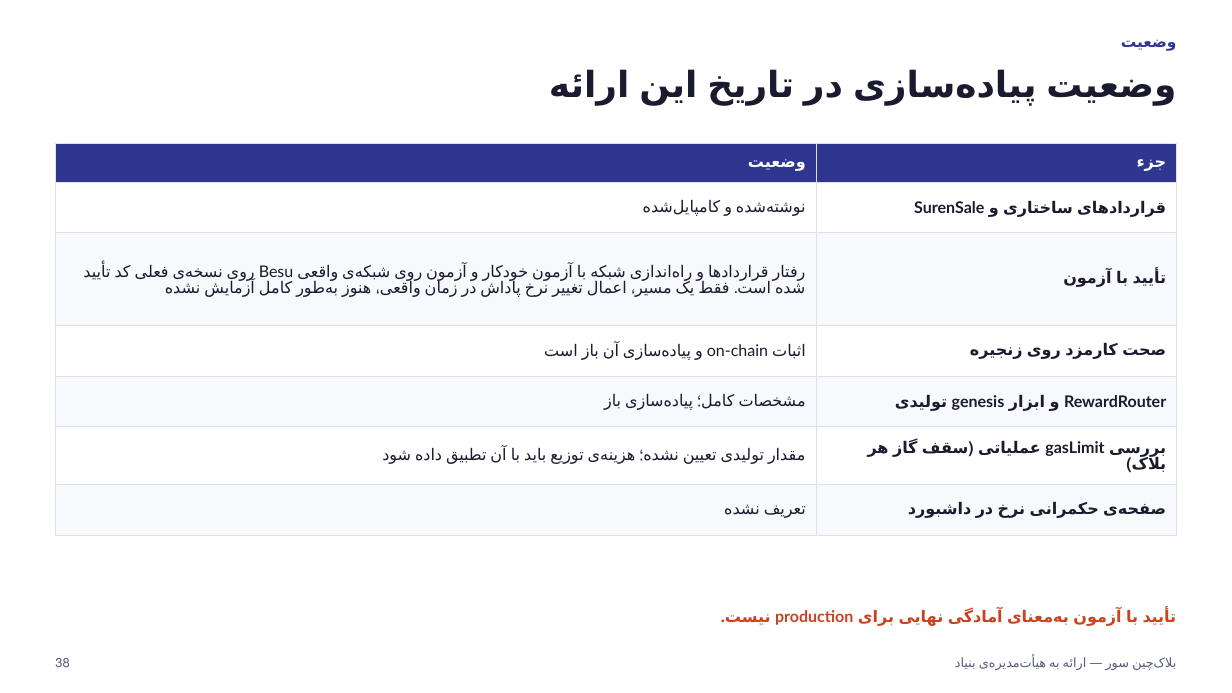
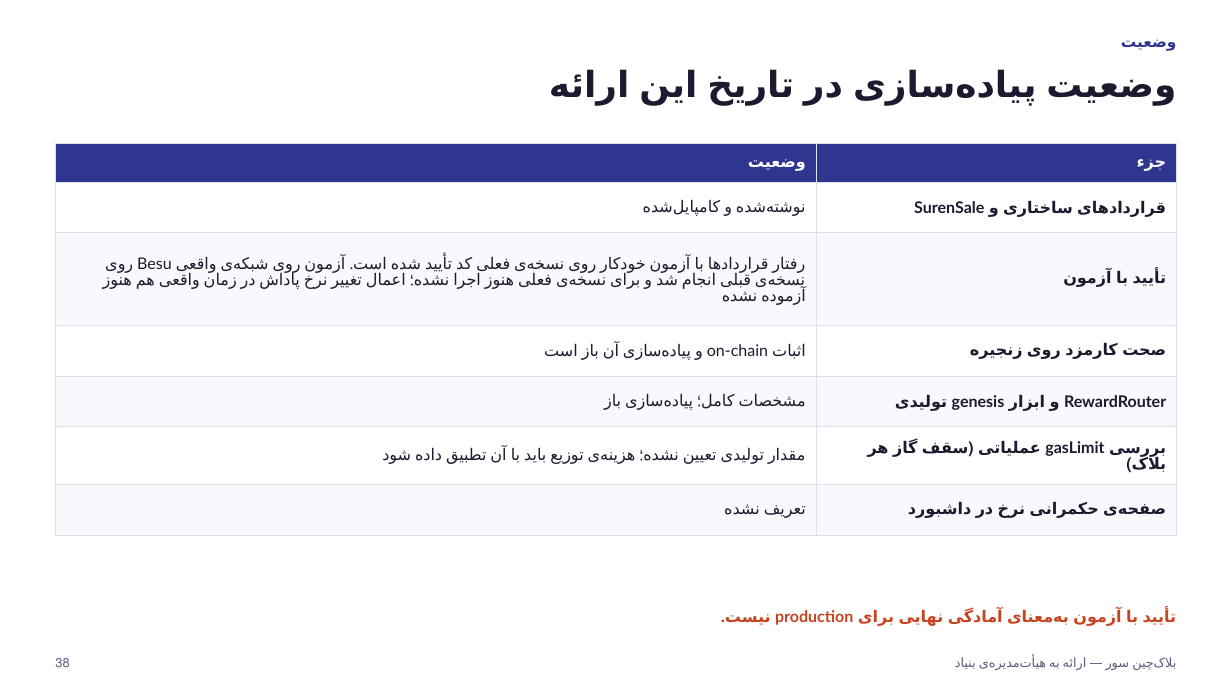
Before and after one commit to Sur-network/sur-new, a slide deck: slide 38 of presentations/Sur - Board Presentation.pptx. Drawn at 1232x693 pixels with LibreOffice and Linux fonts; fonts in the diff are those of the drawing. Boxes give left, top, right and bottom in pixels: in the first picture for what was removed or moved away, otherwise in the second. Text is boxed around its words. In the diff, an @@ line names an element or a change of style, - is before the commit and + after.

```diff
--- a/presentations/Sur - Board Presentation.pptx
+++ b/presentations/Sur - Board Presentation.pptx
@@ table at box(55, 143, 1177, 522) @@
-row 3, column 1: رفتار قراردادها و راه‌اندازی شبکه با آزمون خودکار و آزمون روی شبکه‌ی واقعی Besu روی نسخه‌ی فعلی کد تأیید شده است. فقط یک مسیر، اعمال تغییر نرخ پاداش در زمان واقعی، هنوز به‌طور کامل آزمایش نشده
+row 3, column 1: رفتار قراردادها با آزمون خودکار روی نسخه‌ی فعلی کد تأیید شده است. آزمون روی شبکه‌ی واقعی Besu روی نسخه‌ی قبلی انجام شد و برای نسخه‌ی فعلی هنوز اجرا نشده؛ اعمال تغییر نرخ پاداش در زمان واقعی هم هنوز آزموده نشده
```
Also in this commit, not shown: 1 other slide changed, 39 other files.
